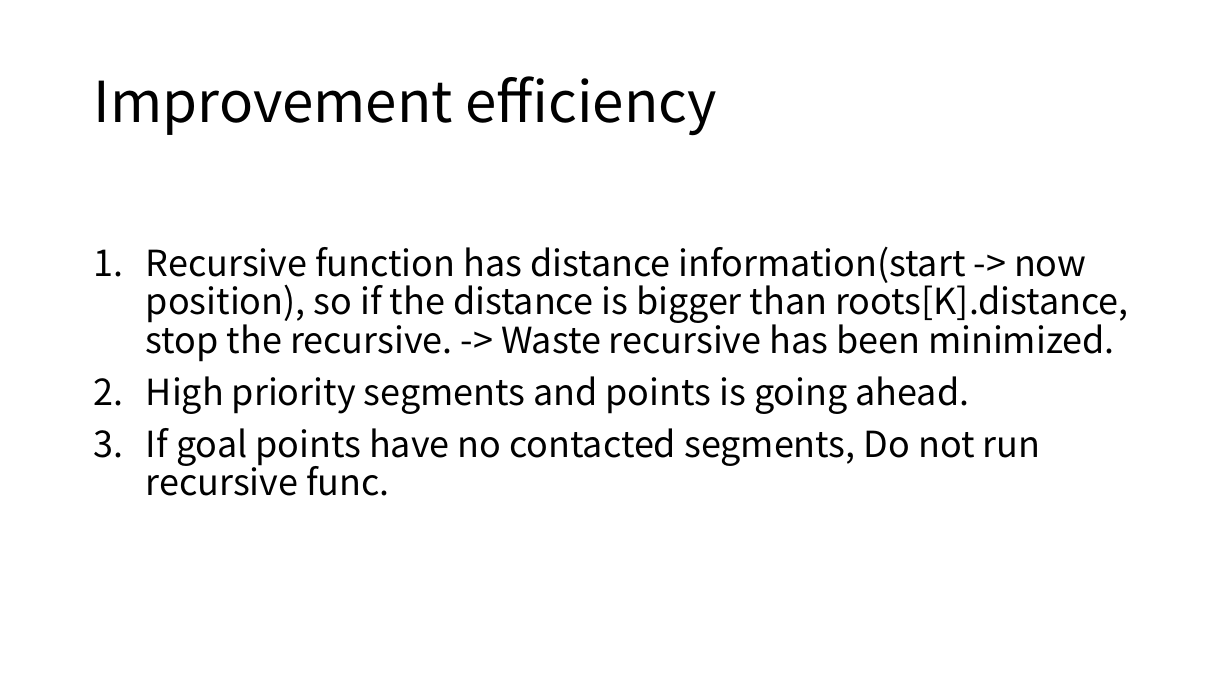
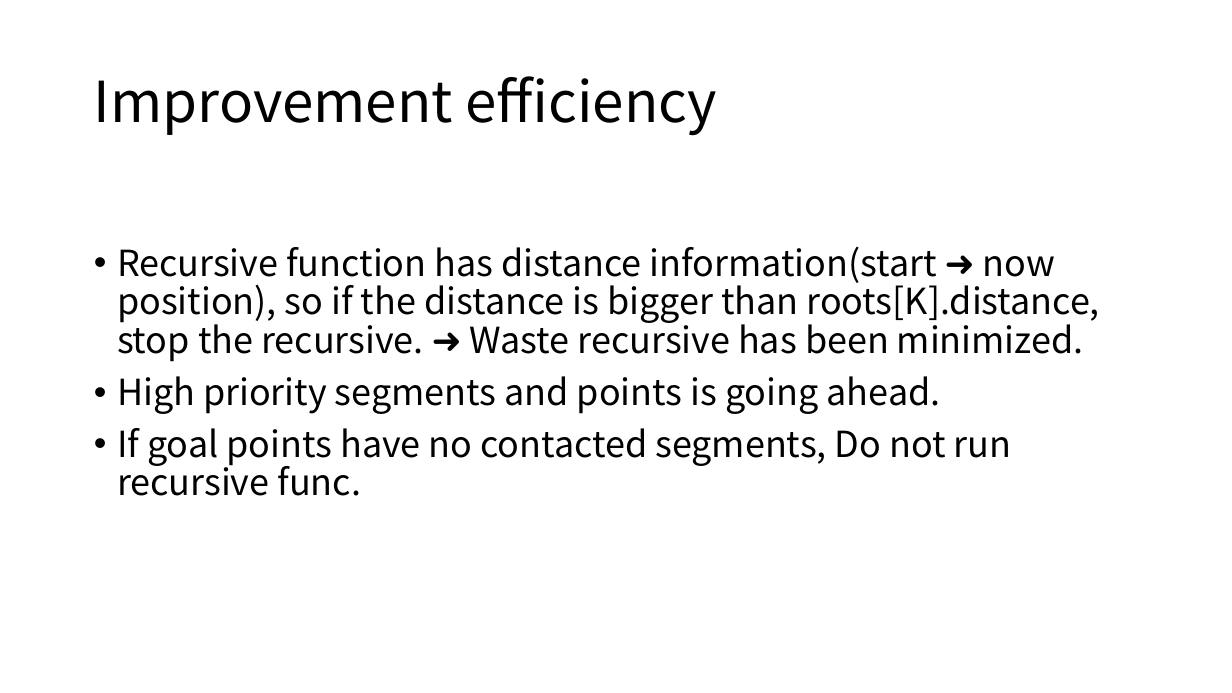
Before and after one commit to ie03-aizu-2019/ie03project-skys, a slide deck: slide 11 of Reports/final.pptx (slide 10 before the commit). Drawn at 1232x693 pixels with LibreOffice and Linux fonts; fonts in the diff are those of the drawing. Boxes give left, top, right and bottom in pixels: in the first picture for what was removed or moved away, otherwise in the second. Text is boxed around its words. In the diff, an @@ line names an element or a change of style, - is before the commit and + after.

Commit message:
update final pptx

```diff
--- a/Reports/final.pptx
+++ b/Reports/final.pptx
@@ text at <box>117,246,1100,362</box>: text changed @@
-1. Recursive function has distance information(start -> now position), so if the distance is bigger than roots[K].distance, stop the recursive. -> Waste recursive has been minimized.
+• Recursive function has distance information(start ➜ now position), so if the distance is bigger than roots[K].distance, stop the recursive. ➜ Waste recursive has been minimized.
@@ text at <box>117,376,1012,496</box>: bullet 1. to • @@
```
Also in this commit, not shown: 5 other slides changed, 3 slides added, 6 other files.
